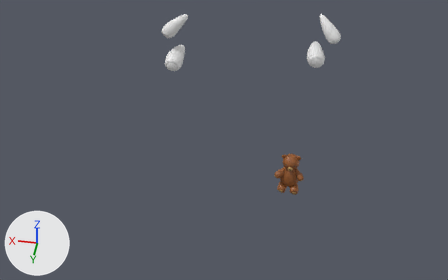
The Blender file props/Ours_Camille/OursPeluche_Camille.blend, before and after one commit.
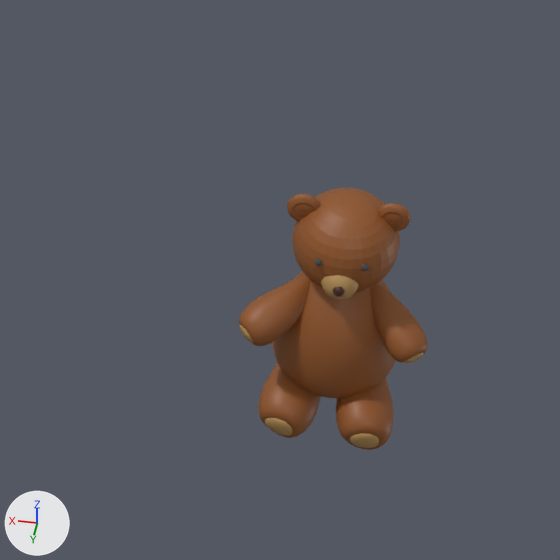
There are two pictures of each version: one whole from a 50 mm lens placed at (-0.59, 36.56, 34.62), pointed at (3.95, 8.26, 10.52), one close up on the part from 53% to 72% of the width and 44% to 76% of the height. Lighting does not change. The marker at lower left points along +X, +Y and +Z.

Before the edit, the objects in view are built like this:
```python
ob_base_nez___bout_bras = bpy.data.objects.new('base nez + bout bras', me_sphere_023)
ob_base_nez___bout_bras.location = (-0.51, 1.01, -0.41)
ob_base_nez___bout_bras.rotation_euler = (0.35, 2.851, 0.178)  # degrees (20, 163, 10)
ob_base_nez___bout_bras.scale = (0.194, 0.0719, 0.194)
ob_base_nez___bout_bras_003 = bpy.data.objects.new('base nez + bout bras.003', me_sphere_004)
ob_base_nez___bout_bras_003.location = (-0.51, 1.01, -0.41)
ob_base_nez___bout_bras_003.rotation_euler = (0.35, 2.851, 0.178)  # degrees (20, 163, 10)
ob_base_nez___bout_bras_003.scale = (0.194, 0.0719, 0.194)
ob_base_nez___bout_bras_004 = bpy.data.objects.new('base nez + bout bras.004', me_sphere_005)
ob_base_nez___bout_bras_004.location = (-0.51, 1.01, -0.41)
ob_base_nez___bout_bras_004.rotation_euler = (0.35, 2.851, 0.178)  # degrees (20, 163, 10)
ob_base_nez___bout_bras_004.scale = (0.194, 0.0719, 0.194)
ob_corps__oreilles__tete__corps__bras__jambe__queue__001 = bpy.data.objects.new('corps (oreilles, tete, corps, bras, jambe, queue).001', me_fourure_009)
ob_corps__oreilles__tete__corps__bras__jambe__queue__001.location = (0.5, -0.01, 2.44)
ob_corps__oreilles__tete__corps__bras__jambe__queue__001.rotation_euler = (1.571, 0.0, 0.0)  # degrees (90, 0, 0)
ob_corps__oreilles__tete__corps__bras__jambe__queue__001.scale = (1.01, 1.01, 1.01)
ob_corps__oreilles__tete__corps__bras__jambe__queue__002 = bpy.data.objects.new('corps (oreilles, tete, corps, bras, jambe, queue).002', me_fourure_002)
ob_corps__oreilles__tete__corps__bras__jambe__queue__002.location = (0.5, -0.01, 2.44)
ob_corps__oreilles__tete__corps__bras__jambe__queue__002.rotation_euler = (1.571, 0.0, 0.0)  # degrees (90, 0, 0)
ob_corps__oreilles__tete__corps__bras__jambe__queue__002.scale = (1.01, 1.01, 1.01)
ob_sphere_001 = bpy.data.objects.new('Sphere.001', me_sphere_002)
ob_sphere_001.location = (-0.31, 0.6, 2.1)
ob_sphere_001.scale = (0.05, 0.05, 0.05)
```
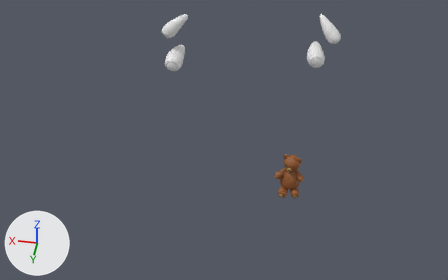
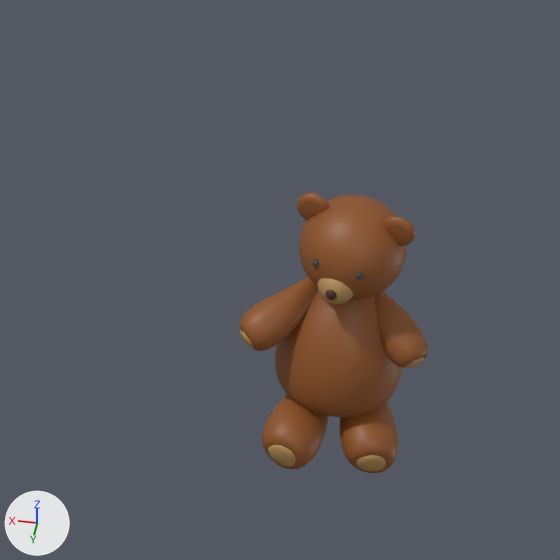
Commit message: l'ours est gros en fait

Where the newer file only moved an object's origin or applied its transform, the numbers keep the older frame.

Boxes (x1, y1, x2, y2) around the edits, measured in the close-ups (560 x 560 px):
'corps (oreilles, tete, corps, bras, jambe, queue).002', moved, turned: before (272, 271, 396, 398); after (275, 291, 403, 417)
'Sphere.001', moved, turned: before (287, 188, 411, 300); after (297, 193, 415, 304)
'base nez + bout bras.004', moved, turned: before (258, 363, 321, 438); after (262, 394, 328, 469)
'base nez + bout bras', moved, turned: before (336, 378, 394, 450); after (340, 402, 398, 473)
'base nez + bout bras.003', moved: before (239, 274, 311, 346); after (239, 277, 318, 351)
'corps (oreilles, tete, corps, bras, jambe, queue).001', moved: before (370, 283, 428, 363); after (375, 291, 428, 368)

What changed in the scene script:
```text
Change ob_base_nez___bout_bras:
    ob_base_nez___bout_bras.location: (-0.51, 1.01, -0.41) -> (-0.62, 1.29, -0.52)
    ob_base_nez___bout_bras.rotation_euler: (0.35, 2.851, 0.178) -> (0.266, 2.868, 0.219)  # degrees (20, 163, 10) -> degrees (15, 164, 13)
Change ob_sphere_001:
    ob_sphere_001.location: (-0.31, 0.6, 2.1) -> (-0.26, 0.71, 2.06)
    ob_sphere_001.rotation_euler: (0.0, 0.0, 0.0) -> (0.00966, -0.00728, -0.237)  # degrees (0, 0, 0) -> degrees (0.6, -0.4, -14)
Change ob_corps__oreilles__tete__corps__bras__jambe__queue__002:
    ob_corps__oreilles__tete__corps__bras__jambe__queue__002.location: (0.5, -0.01, 2.44) -> (0.27, -0.18, 2.31)
    ob_corps__oreilles__tete__corps__bras__jambe__queue__002.rotation_euler: (1.571, 0.0, 0.0) -> (1.791, -0.08, 0.0176)  # degrees (90, 0, 0) -> degrees (103, -4.6, 1)
Change ob_base_nez___bout_bras_003:
    ob_base_nez___bout_bras_003.location: (-0.51, 1.01, -0.41) -> (-0.52, 1.05, -0.45)
Change ob_base_nez___bout_bras_004:
    ob_base_nez___bout_bras_004.location: (-0.51, 1.01, -0.41) -> (-0.59, 1.54, -0.46)
    ob_base_nez___bout_bras_004.rotation_euler: (0.35, 2.851, 0.178) -> (0.177, 2.779, 0.0877)  # degrees (20, 163, 10) -> degrees (10, 159, 5)
Change ob_corps__oreilles__tete__corps__bras__jambe__queue__001:
    ob_corps__oreilles__tete__corps__bras__jambe__queue__001.location: (0.5, -0.01, 2.44) -> (0.49, 0.03, 2.39)
```
